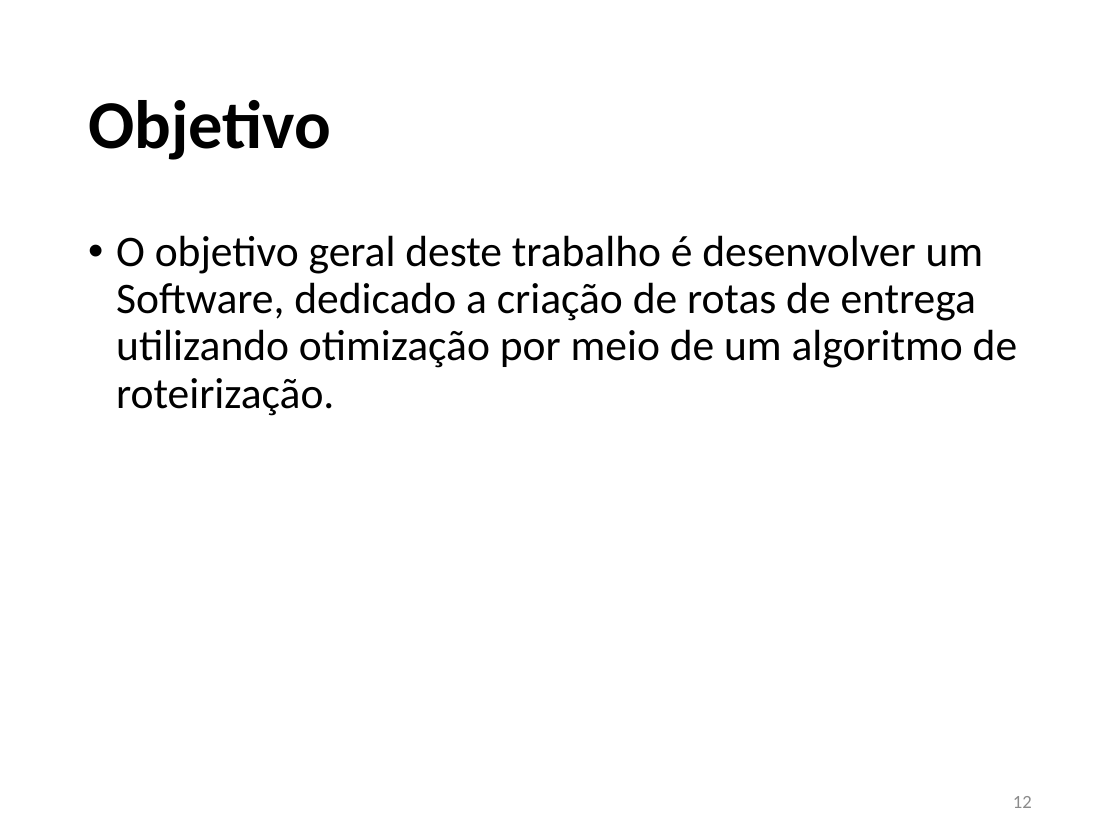
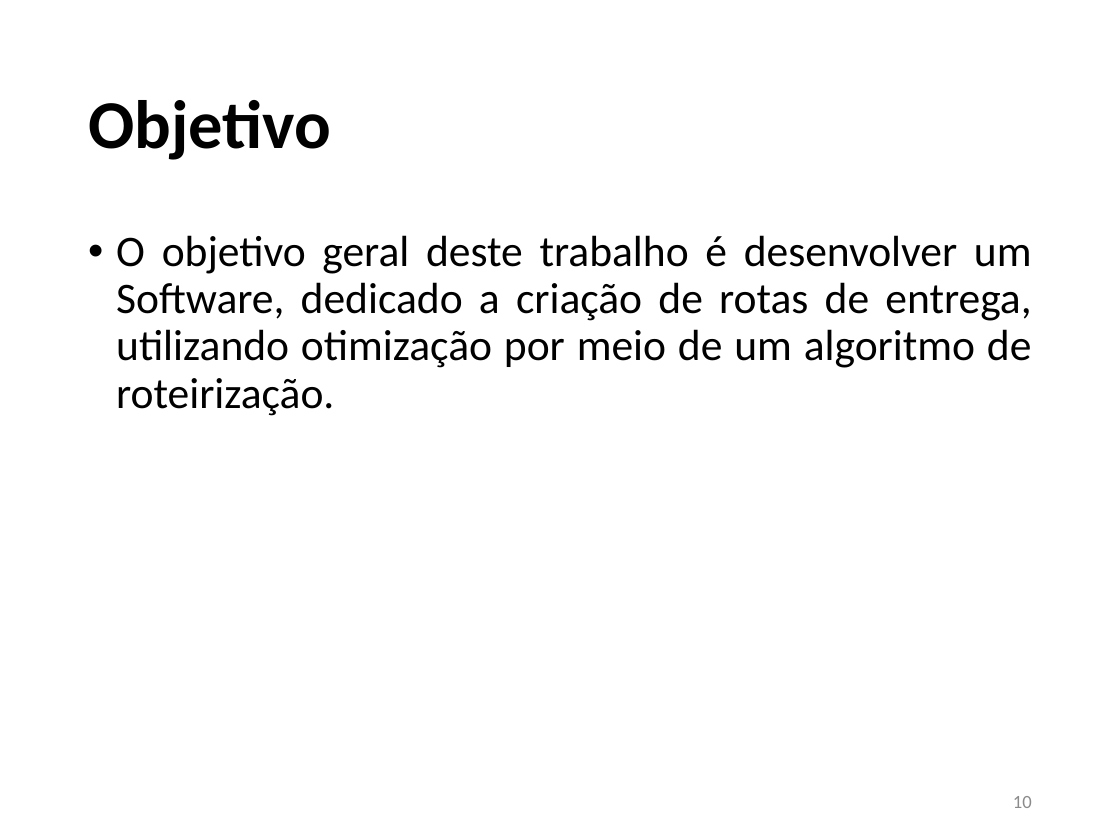
Before and after one commit to JoaoVFG/documentacaoTG, a slide deck: slide 10 of APRESENTAÇÃO JOAO VITOR.pptx (slide 12 before the commit). Drawn at 1120x840 pixels with LibreOffice and Linux fonts; fonts in the diff are those of the drawing. Boxes give left, top, right and bottom in pixels: in the first picture for what was removed or moved away, otherwise in the second. Text is boxed around its words. In the diff, an @@ line names an element or a change of style, - is before the commit and + after.

```diff
--- a/APRESENTAÇÃO JOAO VITOR.pptx
+++ b/APRESENTAÇÃO JOAO VITOR.pptx
@@ text at box(116, 235, 1032, 416): text changed @@
-• O objetivo geral deste trabalho é desenvolver um Software, dedicado a criação de rotas de entrega utilizando otimização por meio de um algoritmo de roteirização.
+• O objetivo geral deste trabalho é desenvolver um Software, dedicado a criação de rotas de entrega, utilizando otimização por meio de um algoritmo de roteirização.
@@ page number at box(1013, 796, 1032, 808): text changed @@
-12
+10
```
Also in this commit, not shown: 6 other slides changed, 1 slide added, 2 slides removed, 3 other files.
